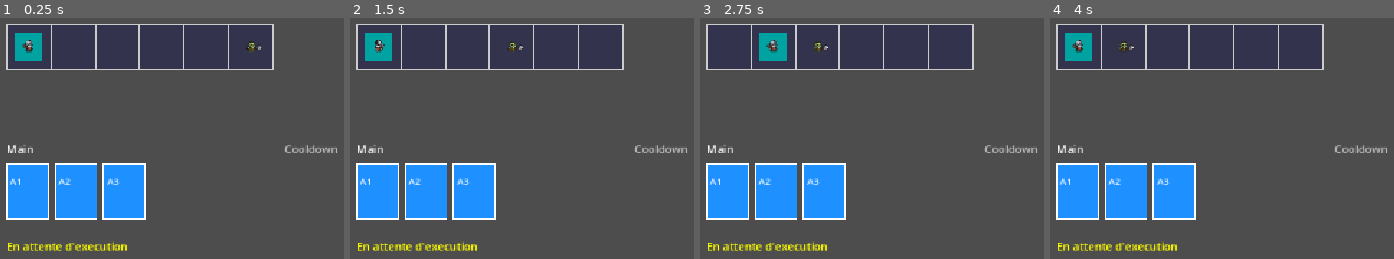
Above: before the commit, frames 1-4 (left to right).
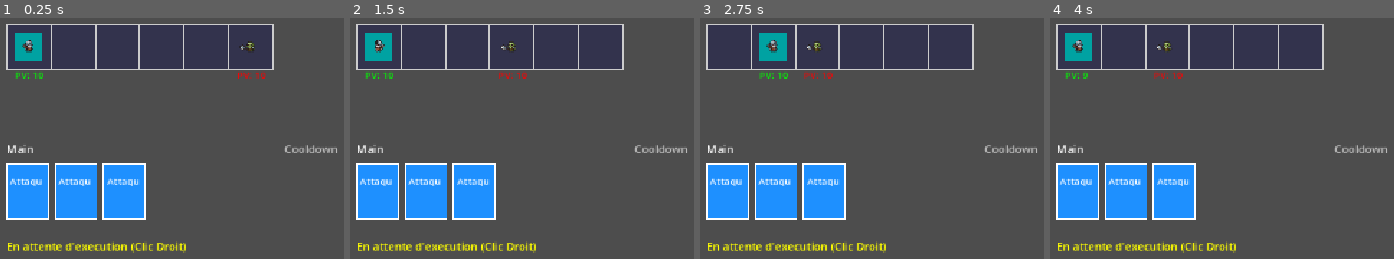
Above: after the commit, the same moments.

Repository: NiorsHaz/GMJ-Instase-2026
Game: Godot game, scene res://Scene/level_test.tscn
The game is run twice, just before and just after one commit, with the same random seed, the same clock (stepped at 60 frames per second) and the same inputs.
Inputs (mouse positions are in pixels of both pictures, inside the frame that each line leads up to):
- Up to frame 1 (0.25 s): no input
- Up to frame 2 (1.5 s): tap Enter (ui_accept) at 0.5, 1.35 s; move the mouse to (outside the picture) at 0.52 s; hold Right (ui_right) 0.53-1.28 s; hold Enter (ui_accept) 0.53-1.28 s; tap E at 0.6 s; click (outside the picture) at 0.67 s; move the mouse to (525, 133) at 1.27 s; hold Left (ui_left) from 1.28 s (still down); click (525, 133) at 1.42 s
- Up to frame 3 (2.75 s): tap Enter (ui_accept) at 1.52, 1.82 s; tap E at 1.55, 2.1 s; move the mouse to (outside the picture) at 2.02 s; release Left (ui_left) at 2.03 s; hold Right (ui_right) from 2.03 s (still down); hold Enter (ui_accept) from 2.03 s (still down); click (outside the picture) at 2.17 s
- Up to frame 4 (4 s): move the mouse to (1345, 201) at 2.77 s; release Enter (ui_accept) at 2.78 s; tap E at 2.85 s; click (1345, 201) at 2.92 s; tap Enter (ui_accept) at 3.02, 3.32, 3.5 s; move the mouse to (outside the picture) at 3.52 s; release Right (ui_right) at 3.53 s; hold Left (ui_left) from 3.53 s (still down); hold Enter (ui_accept) from 3.53 s (still down); click (outside the picture) at 3.67 s

The runs differ from the first frame. In frame 1, 1.2% of the frame differs, in the area x 4-78%, y 9-98%; in frame 2, 1.2%; in frame 3, 1.2%; in frame 4, 1.3%, in the area x 4-55%, y 9-98%.

Commit message:
enemie et combat et mouvement 1.3

Diff:
--- a/Scripts/enemy.gd
+++ b/Scripts/enemy.gd
@@ -1,152 +1,116 @@
-
 extends Node2D
-
 @export var stats: EnemyStats
-
 @onready var animation: AnimatedSprite2D = $animation
-
 var current_cell_index: int = -1
 var health: int = 0
 var current_stun: int = 0
-
+var facing_direction: int = -1:
+	set(value):
+		facing_direction = value
+		update_facing_visual()
+var planned_action: String = "NONE"
 
 func _ready() -> void:
 	if stats == null:
 		push_warning("EnemyStats has not been assigned to this enemy.")
 		return
-
 	health = stats.hp
 	current_stun = stats.stun
-
 	if stats.animations != null:
 		animation.sprite_frames = stats.animations
-
 		if animation.sprite_frames.has_animation("idle"):
 			animation.play("idle")
+	update_facing_visual()
 
+func update_facing_visual() -> void:
+	if animation:
+		animation.flip_h = (facing_direction < 0)
 
 func setup_position(target_position: Vector2, cell_index: int) -> void:
 	global_position = target_position
 	current_cell_index = cell_index
 
-
-# ----------------------------------------
-# ENEMY AI
-# ----------------------------------------
-
-func take_turn(grid: Node, player: Node2D) -> void:
+func execute_prepared_action(grid: Node, player: Node2D) -> void:
 	if health <= 0 or not is_instance_valid(player):
 		return
-
-	# 1. Skip turn if stunned.
 	if current_stun > 0:
 		current_stun -= 1
-		print(stats.name, " is stunned. Remaining: ", current_stun)
+		print(stats.name, " est étourdi !")
 		return
+	match planned_action:
+		"TURN":
+			facing_direction = -facing_direction
+			print(stats.name, " se retourne !")
+		"ATTACK":
+			print(stats.name, " attaque dans sa direction !")
+			if player.has_method("take_damage"):
+				var player_index = int(player.get("current_cell_index"))
+				var offset = player_index - current_cell_index
+				var is_in_front = (facing_direction == 1 and offset > 0) or (facing_direction == -1 and offset < 0)
+				var distance = abs(offset)
+				if is_in_front and distance <= (stats.range_right if facing_direction == 1 else stats.range_left):
+					var dmg = stats.damage if "damage" in stats else 1
+					player.call("take_damage", dmg)
+					print("Touché ! Le joueur subit ", dmg, " dégâts.")
+				else:
+					print("L'ennemi a frappé dans le vide ! (Le joueur a esquivé/swap)")
+		"MOVE":
+			var player_index = int(player.get("current_cell_index"))
+			move_toward_player(grid, player_index)
 
+func plan_next_action(player: Node2D) -> void:
+	if health <= 0 or not is_instance_valid(player):
+		planned_action = "NONE"
+		return
 	var player_index = int(player.get("current_cell_index"))
-
-	# 2. Attack if the player is in range.
+	var target_facing = 1 if player_index > current_cell_index else -1
+	if facing_direction != target_facing:
+		planned_action = "TURN"
+		print(stats.name, " prépare de se retourner au prochain tour.")
+		return
 	if can_attack_player(player_index):
-		attack_player(player)
+		planned_action = "ATTACK"
+		print(stats.name, " prépare une attaque !")
 		return
-
-	# 3. Otherwise, move one cell toward the player.
-	move_toward_player(grid, player_index)
-
+	planned_action = "MOVE"
+	print(stats.name, " prépare d'avancer.")
 
 func move_toward_player(grid: Node, player_index: int) -> void:
-	var target_index = current_cell_index
-
-	if player_index < current_cell_index:
-		target_index -= 1
-	elif player_index > current_cell_index:
-		target_index += 1
-	else:
-		return
-
+	var target_index = current_cell_index + facing_direction
 	var cells: Array = grid.get("horizontal_grid")
-
 	if target_index < 0 or target_index >= cells.size():
 		return
-
 	var target_cell: Dictionary = cells[target_index]
-
-	# Do not enter an occupied cell.
 	if target_cell["occupied_by"] != null:
-		print(stats.name, " cannot move: cell is occupied.")
+		print(stats.name, " ne peut pas avancer (case occupée).")
 		return
-
-	# Free the old cell.
 	if current_cell_index >= 0 and current_cell_index < cells.size():
 		cells[current_cell_index]["occupied_by"] = null
-
-	# Occupy the new cell.
 	target_cell["occupied_by"] = self
-
 	current_cell_index = target_index
-
 	var cell_width = float(grid.get("cell_width"))
 	var cell_height = float(grid.get("cell_height"))
 	var center = Vector2(cell_width / 2.0, cell_height / 2.0)
-
 	global_position = target_cell["position"] + center
-
-	print(stats.name, " moves to cell ", current_cell_index)
-
-
-# ----------------------------------------
-# COMBAT
-# ----------------------------------------
 
 func take_damage(amount: int) -> void:
 	if health <= 0:
 		return
-
 	health -= amount
-
 	if health < 0:
 		health = 0
-
 	print(stats.name, " HP: ", health, "/", stats.hp)
-
 	if health <= 0:
 		die()
 
-
-func apply_stun(amount: int) -> void:
-	if health <= 0:
-		return
-
-	current_stun += amount
-	print(stats.name, " stun: ", current_stun)
-
-
 func can_attack_player(player_cell_index: int) -> bool:
 	var distance = player_cell_index - current_cell_index
-
-	if distance < 0:
+	if distance < 0 and facing_direction == -1:
 		return abs(distance) <= stats.range_left
-
-	if distance > 0:
+	if distance > 0 and facing_direction == 1:
 		return distance <= stats.range_right
-
 	return false
 
-
-func attack_player(player: Node2D) -> void:
-	if health <= 0:
-		return
-
-	print(stats.name, " attacks the player for ", stats.damage, " damage!")
-
-	if player.has_method("take_damage"):
-		player.call("take_damage", stats.damage)
-	else:
-		print("Player has no take_damage() method yet.")
-
-
 func die() -> void:
-	print(stats.name, " defeated!")
-
+	print(stats.name, " est vaincu !")
 	queue_free()
--- a/Scripts/player.gd
+++ b/Scripts/player.gd
@@ -1,49 +1,41 @@
 extends Node2D
-
-@export var stats : PlayersStats
-
+@export var stats: PlayersStats
 @onready var animation: AnimatedSprite2D = $animation
-
 var current_cell_index: int = 0
-var health : int
-
-func take_damage(amount: int) -> void:
-	health -= amount
-
-	if health < 0:
-		health = 0
-
-	print("Player HP: ", health)
-
-	if health <= 0:
-		print("Player defeated!")
+var health: int = 10
 var facing_direction: int = 1:
 	set(value):
 		facing_direction = value
 		update_facing_visual()
 
-
 func _ready() -> void:
-	var health = stats.pv
 	if stats != null:
-		animation.sprite_frames = stats.animations
-		animation.play("idle")
-
+		health = stats.pv
+		if stats.animations != null:
+			animation.sprite_frames = stats.animations
+			animation.play("idle")
 	update_facing_visual()
 
-
 func flip_direction() -> void:
-	facing_direction *= -1
+	facing_direction = -facing_direction
 
 func update_facing_visual() -> void:
 	if animation:
-		animation.flip_h = facing_direction < 0
+		animation.flip_h = (facing_direction < 0)
 
-func setup_position(target_position: Vector2, initial_direction: int = 1) -> void:
+func setup_position(target_position: Vector2, new_index: int = -1) -> void:
 	global_position = target_position
-	facing_direction = initial_direction
-
+	if new_index >= 0:
+		current_cell_index = new_index
 
 func move_to(target_position: Vector2, new_index: int) -> void:
 	current_cell_index = new_index
 	global_position = target_position
+
+func take_damage(amount: int) -> void:
+	health -= amount
+	if health < 0:
+		health = 0
+	print("Player HP: ", health)
+	if health <= 0:
+		print("Player defeated!")
--- a/Scripts/script.gd
+++ b/Scripts/script.gd
@@ -24,6 +24,8 @@
 	spawn_player()
 	spawn_enemy()
 	setup_deck()
+	if is_instance_valid(enemy_instance):
+		enemy_instance.call("plan_next_action", player_instance)
 
 func generate_grid() -> void:
 	horizontal_grid.clear()
@@ -46,14 +48,8 @@
 		books = player_stats.get("book")
 	player_instance.z_index = 10
 	var first_cell = horizontal_grid[0]
-	var center_offset = Vector2(
-		cell_width / 2.0,
-		cell_height / 2.0
-	)
-	player_instance.call(
-		"setup_position",
-		first_cell["position"] + center_offset
-	)
+	var center_offset = Vector2(cell_width / 2.0, cell_height / 2.0)
+	player_instance.call("setup_position", first_cell["position"] + center_offset, 0)
 	first_cell["occupied_by"] = player_instance
 
 func spawn_enemy() -> void:
@@ -63,141 +59,59 @@
 	add_child(enemy_instance)
 	var enemy_index = horizontal_grid.size() - 1
 	var enemy_cell = horizontal_grid[enemy_index]
-	var center_offset = Vector2(
-		cell_width / 2.0,
-		cell_height / 2.0
-	)
-	enemy_instance.call(
-		"setup_position",
-		enemy_cell["position"] + center_offset,
-		enemy_index
-	)
+	var center_offset = Vector2(cell_width / 2.0, cell_height / 2.0)
+	enemy_instance.call("setup_position", enemy_cell["position"] + center_offset, enemy_index)
 	enemy_instance.z_index = 10
 	enemy_cell["occupied_by"] = enemy_instance
 
 func _draw() -> void:
 	for cell in horizontal_grid:
-		var rect = Rect2(
-			cell["position"],
-			Vector2(cell_width, cell_height)
-		)
+		var rect = Rect2(cell["position"], Vector2(cell_width, cell_height))
 		draw_rect(rect, Color(0.2, 0.2, 0.3), true)
 		draw_rect(rect, Color(0.8, 0.8, 0.8), false, 2.0)
-	draw_string(
-		ThemeDB.fallback_font,
-		HAND_POS + Vector2(0, -15),
-		"Main",
-		HORIZONTAL_ALIGNMENT_LEFT,
-		-1,
-		16,
-		Color.WHITE
-	)
+	if is_instance_valid(player_instance):
+		var p_hp = player_instance.get("health")
+		var p_pos = player_instance.global_position + Vector2(-20, 45)
+		draw_string(ThemeDB.fallback_font, p_pos, "PV: " + str(p_hp), HORIZONTAL_ALIGNMENT_CENTER, -1, 14, Color.GREEN)
+	if is_instance_valid(enemy_instance):
+		var e_hp = enemy_instance.get("health")
+		var e_pos = enemy_instance.global_position + Vector2(-20, 45)
+		draw_string(ThemeDB.fallback_font, e_pos, "PV: " + str(e_hp), HORIZONTAL_ALIGNMENT_CENTER, -1, 14, Color.RED)
+	draw_string(ThemeDB.fallback_font, HAND_POS + Vector2(0, -15), "Main", HORIZONTAL_ALIGNMENT_LEFT, -1, 16, Color.WHITE)
 	for i in range(player_hand.size()):
 		var tile = player_hand[i]
-		var tile_rect = Rect2(
-			HAND_POS + Vector2(i * TILE_SPACING, 0),
-			Vector2(TILE_WIDTH, TILE_HEIGHT)
-		)
+		var tile_rect = Rect2(HAND_POS + Vector2(i * TILE_SPACING, 0), Vector2(TILE_WIDTH, TILE_HEIGHT))
 		draw_rect(tile_rect, tile.tile_color, true)
 		draw_rect(tile_rect, Color.WHITE, false, 2.0)
-		draw_string(
-			ThemeDB.fallback_font,
-			tile_rect.position + Vector2(5, 30),
-			tile.tile_name,
-			HORIZONTAL_ALIGNMENT_LEFT,
-			50,
-			14,
-			Color.WHITE
-		)
-	draw_string(
-		ThemeDB.fallback_font,
-		QUEUE_POS + Vector2(0, -15),
-		"En attente d'execution",
-		HORIZONTAL_ALIGNMENT_LEFT,
-		-1,
-		16,
-		Color.YELLOW
-	)
+		draw_string(ThemeDB.fallback_font, tile_rect.position + Vector2(5, 30), tile.tile_name, HORIZONTAL_ALIGNMENT_LEFT, 50, 14, Color.WHITE)
+	draw_string(ThemeDB.fallback_font, QUEUE_POS + Vector2(0, -15), "En attente d'execution (Clic Droit)", HORIZONTAL_ALIGNMENT_LEFT, -1, 16, Color.YELLOW)
 	for i in range(action_queue.size()):
 		var tile = action_queue[i]
-		var queue_rect = Rect2(
-			QUEUE_POS + Vector2(i * TILE_SPACING, 0),
-			Vector2(TILE_WIDTH, TILE_HEIGHT)
-		)
+		var queue_rect = Rect2(QUEUE_POS + Vector2(i * TILE_SPACING, 0), Vector2(TILE_WIDTH, TILE_HEIGHT))
 		draw_rect(queue_rect, tile.tile_color, true)
 		draw_rect(queue_rect, Color.YELLOW, false, 3.0)
-		draw_string(
-			ThemeDB.fallback_font,
-			queue_rect.position + Vector2(5, 30),
-			tile.tile_name,
-			HORIZONTAL_ALIGNMENT_LEFT,
-			50,
-			14,
-			Color.WHITE
-		)
-	draw_string(
-		ThemeDB.fallback_font,
-		COOLDOWN_POS + Vector2(0, -15),
-		"Cooldown",
-		HORIZONTAL_ALIGNMENT_LEFT,
-		-1,
-		16,
-		Color.GRAY
-	)
+		draw_string(ThemeDB.fallback_font, queue_rect.position + Vector2(5, 30), tile.tile_name, HORIZONTAL_ALIGNMENT_LEFT, 50, 14, Color.WHITE)
+	draw_string(ThemeDB.fallback_font, COOLDOWN_POS + Vector2(0, -15), "Cooldown", HORIZONTAL_ALIGNMENT_LEFT, -1, 16, Color.GRAY)
 	for i in range(cooldown_list.size()):
 		var tile = cooldown_list[i]
-		var cd_rect = Rect2(
-			COOLDOWN_POS + Vector2(i * TILE_SPACING, 0),
-			Vector2(TILE_WIDTH, TILE_HEIGHT)
-		)
-		draw_rect(
-			cd_rect,
-			tile.tile_color.darkened(0.6),
-			true
-		)
-		draw_rect(
-			cd_rect,
-			Color.DARK_GRAY,
-			false,
-			2.0
-		)
-		draw_string(
-			ThemeDB.fallback_font,
-			cd_rect.position + Vector2(5, 30),
-			tile.tile_name,
-			HORIZONTAL_ALIGNMENT_LEFT,
-			50,
-			12,
-			Color.LIGHT_GRAY
-		)
-		draw_string(
-			ThemeDB.fallback_font,
-			cd_rect.position + Vector2(15, 60),
-			"CD: " + str(tile.current_cooldown),
-			HORIZONTAL_ALIGNMENT_LEFT,
-			-1,
-			16,
-			Color.YELLOW
-		)
+		var cd_rect = Rect2(COOLDOWN_POS + Vector2(i * TILE_SPACING, 0), Vector2(TILE_WIDTH, TILE_HEIGHT))
+		draw_rect(cd_rect, tile.tile_color.darkened(0.6), true)
+		draw_rect(cd_rect, Color.DARK_GRAY, false, 2.0)
+		draw_string(ThemeDB.fallback_font, cd_rect.position + Vector2(5, 30), tile.tile_name, HORIZONTAL_ALIGNMENT_LEFT, 50, 12, Color.LIGHT_GRAY)
+		draw_string(ThemeDB.fallback_font, cd_rect.position + Vector2(15, 60), "CD: " + str(tile.current_cooldown), HORIZONTAL_ALIGNMENT_LEFT, -1, 16, Color.YELLOW)
 
 func _input(event: InputEvent) -> void:
 	if not is_instance_valid(player_instance):
 		return
-	var current_index = int(
-		player_instance.get("current_cell_index")
-	)
+	var current_index = int(player_instance.get("current_cell_index"))
 	if event.is_action_pressed("ui_left"):
 		try_move_player(current_index - 1)
 	elif event.is_action_pressed("ui_right"):
 		try_move_player(current_index + 1)
 	elif event.is_action_pressed("ui_accept"):
 		player_instance.call("flip_direction")
-	elif (
-		event is InputEventKey
-		and event.pressed
-		and not event.echo
-		and event.keycode == KEY_E
-	):
+		queue_redraw()
+	elif event is InputEventKey and event.pressed and not event.echo and event.keycode == KEY_E:
 		execute_queue()
 	elif event is InputEventMouseButton and event.pressed:
 		if event.button_index == MOUSE_BUTTON_RIGHT:
@@ -205,22 +119,16 @@
 			return
 		elif event.button_index == MOUSE_BUTTON_LEFT:
 			var mouse_pos = event.position
-			for i in range(player_hand.size()):
-				var tile_rect = Rect2(
-					HAND_POS + Vector2(i * TILE_SPACING, 0),
-					Vector2(TILE_WIDTH, TILE_HEIGHT)
-				)
+			for i in range(player_hand.size() - 1, -1, -1):
+				var tile_rect = Rect2(HAND_POS + Vector2(i * TILE_SPACING, 0), Vector2(TILE_WIDTH, TILE_HEIGHT))
 				if tile_rect.has_point(mouse_pos):
 					var selected_tile = player_hand[i]
 					player_hand.remove_at(i)
 					action_queue.append(selected_tile)
 					queue_redraw()
 					return
-			for i in range(action_queue.size()):
-				var queue_rect = Rect2(
-					QUEUE_POS + Vector2(i * TILE_SPACING, 0),
-					Vector2(TILE_WIDTH, TILE_HEIGHT)
-				)
+			for i in range(action_queue.size() - 1, -1, -1):
+				var queue_rect = Rect2(QUEUE_POS + Vector2(i * TILE_SPACING, 0), Vector2(TILE_WIDTH, TILE_HEIGHT))
 				if queue_rect.has_point(mouse_pos):
 					var cancelled_tile = action_queue[i]
 					action_queue.remove_at(i)
@@ -231,28 +139,42 @@
 func try_move_player(target_index: int) -> void:
 	if target_index < 0 or target_index >= horizontal_grid.size():
 		return
-	if is_instance_valid(enemy_instance):
-		var enemy_index = int(
-			enemy_instance.get("current_cell_index")
-		)
-		if target_index == enemy_index:
-			return
-	var target_cell = horizontal_grid[target_index]
-	var center_offset = Vector2(
-		cell_width / 2.0,
-		cell_height / 2.0
-	)
-	player_instance.call(
-		"move_to",
-		target_cell["position"] + center_offset,
-		target_index
-	)
-	target_cell["occupied_by"] = player_instance
-	for cell in horizontal_grid:
-		if cell["occupied_by"] == player_instance:
-			cell["occupied_by"] = null
-	target_cell["occupied_by"] = player_instance
-	advance_turn()
+	clean_grid_occupants()
+	if is_instance_valid(enemy_instance):
+		enemy_instance.call("execute_prepared_action", self, player_instance)
+	if is_instance_valid(player_instance):
+		var current_index = int(player_instance.get("current_cell_index"))
+		var current_cell = horizontal_grid[current_index]
+		var target_cell = horizontal_grid[target_index]
+		var center_offset = Vector2(cell_width / 2.0, cell_height / 2.0)
+		var occupant = target_cell["occupied_by"]
+		var is_enemy_there = is_instance_valid(occupant) and occupant != player_instance
+		if is_enemy_there:
+			var enemy = occupant
+			var enemy_index = target_index
+			var movement_dir = target_index - current_index
+			var behind_enemy_index = enemy_index + movement_dir
+			if behind_enemy_index >= 0 and behind_enemy_index < horizontal_grid.size() and horizontal_grid[behind_enemy_index]["occupied_by"] == null:
+				var behind_cell = horizontal_grid[behind_enemy_index]
+				current_cell["occupied_by"] = null
+				behind_cell["occupied_by"] = player_instance
+				player_instance.call("move_to", behind_cell["position"] + center_offset, behind_enemy_index)
+				print("Faufilage : Le joueur s'est faufilé derrière l'ennemi !")
+			else:
+				current_cell["occupied_by"] = enemy
+				enemy.call("setup_position", current_cell["position"] + center_offset, current_index)
+				target_cell["occupied_by"] = player_instance
+				player_instance.call("move_to", target_cell["position"] + center_offset, target_index)
+				print("Swap : Échange de places.")
+		else:
+			current_cell["occupied_by"] = null
+			target_cell["occupied_by"] = player_instance
+			player_instance.call("move_to", target_cell["position"] + center_offset, target_index)
+	clean_grid_occupants()
+	if is_instance_valid(enemy_instance):
+		enemy_instance.call("plan_next_action", player_instance)
+	tick_cooldowns()
+	queue_redraw()
 
 func setup_deck() -> void:
 	player_hand.clear()
@@ -264,63 +186,45 @@
 			var cd = word.cooldown
 			if cd <= 0:
 				cd = 2
-			player_hand.append(
-				ActionTile.new(
-					word.name,
-					Color.RED,
-					word.damage,
-					word.range,
-					word.cooldown
-				)
-			)
+			player_hand.append(ActionTile.new(word.name, Color.RED, word.damage, word.range, cd))
 	while player_hand.size() < 3:
 		var extra_id = player_hand.size() + 1
-		player_hand.append(
-			ActionTile.new(
-				"A" + str(extra_id),
-				Color.DODGER_BLUE,
-				1,
-				1,
-				2
-			)
-		)
+		player_hand.append(ActionTile.new("Attaque " + str(extra_id), Color.DODGER_BLUE, 1, 1, 2))
 	queue_redraw()
 
 func execute_queue() -> void:
 	if action_queue.is_empty():
 		return
-	for tile in action_queue:
+	if is_instance_valid(enemy_instance):
+		enemy_instance.call("execute_prepared_action", self, player_instance)
+	var executing_tiles = action_queue.duplicate()
+	action_queue.clear()
+	for tile in executing_tiles:
 		if is_instance_valid(enemy_instance):
-			var enemy_index = int(
-				enemy_instance.get("current_cell_index")
-			)
-			var player_index = int(
-				player_instance.get("current_cell_index")
-			)
-			var distance = abs(enemy_index - player_index)
-			if distance <= tile.range_distance:
+			var enemy_index = int(enemy_instance.get("current_cell_index"))
+			var player_index = int(player_instance.get("current_cell_index"))
+			var facing = int(player_instance.get("facing_direction"))
+			var offset = enemy_index - player_index
+			var is_in_front = (facing == 1 and offset > 0) or (facing == -1 and offset < 0)
+			var distance = abs(offset)
+			if is_in_front and distance <= tile.range_distance:
 				enemy_instance.call("take_damage", tile.damage)
-				print(
-					tile.tile_name,
-					" dealt ",
-					tile.damage,
-                    " damage!"
-				)
+				print(tile.tile_name, " inflige ", tile.damage, " dégâts à l'ennemi !")
 			else:
-				print(
-					tile.tile_name,
-					" is out of range! Distance: ",
-					distance
-				)
+				print(tile.tile_name, " rate sa cible.")
 		if tile.cooldown_max > 0:
 			tile.start_cooldown()
 			cooldown_list.append(tile)
 		else:
 			player_hand.append(tile)
-	action_queue.clear()
+	clean_grid_occupants()
+	if is_instance_valid(enemy_instance):
+		enemy_instance.call("plan_next_action", player_instance)
+	tick_cooldowns()
 	queue_redraw()
 
-func advance_turn() -> void:
+func tick_cooldowns() -> void:
+	clean_grid_occupants()
 	var i = cooldown_list.size() - 1
 	while i >= 0:
 		var tile = cooldown_list[i]
@@ -330,8 +234,15 @@
 			player_hand.append(tile)
 			cooldown_list.remove_at(i)
 		i -= 1
-	queue_redraw()
-
-	# Enemy takes its turn after the player's action.
-	if is_instance_valid(enemy_instance):
-		enemy_instance.take_turn(self, player_instance)
+
+func clean_grid_occupants() -> void:
+	for cell in horizontal_grid:
+		cell["occupied_by"] = null
+	if is_instance_valid(player_instance):
+		var p_idx = int(player_instance.get("current_cell_index"))
+		if p_idx >= 0 and p_idx < horizontal_grid.size():
+			horizontal_grid[p_idx]["occupied_by"] = player_instance
+	if is_instance_valid(enemy_instance):
+		var e_idx = int(enemy_instance.get("current_cell_index"))
+		if e_idx >= 0 and e_idx < horizontal_grid.size():
+			horizontal_grid[e_idx]["occupied_by"] = enemy_instance
